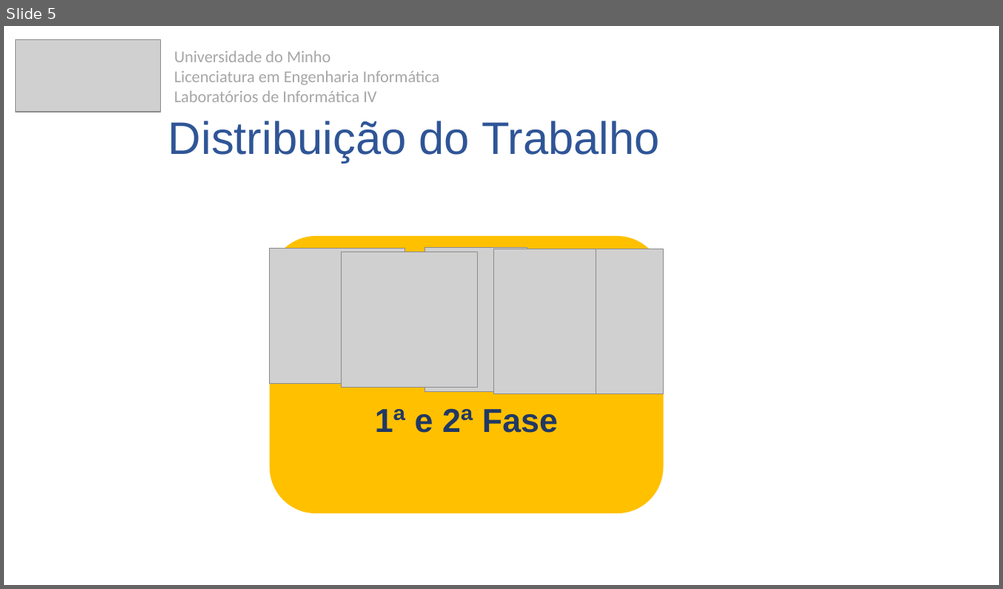
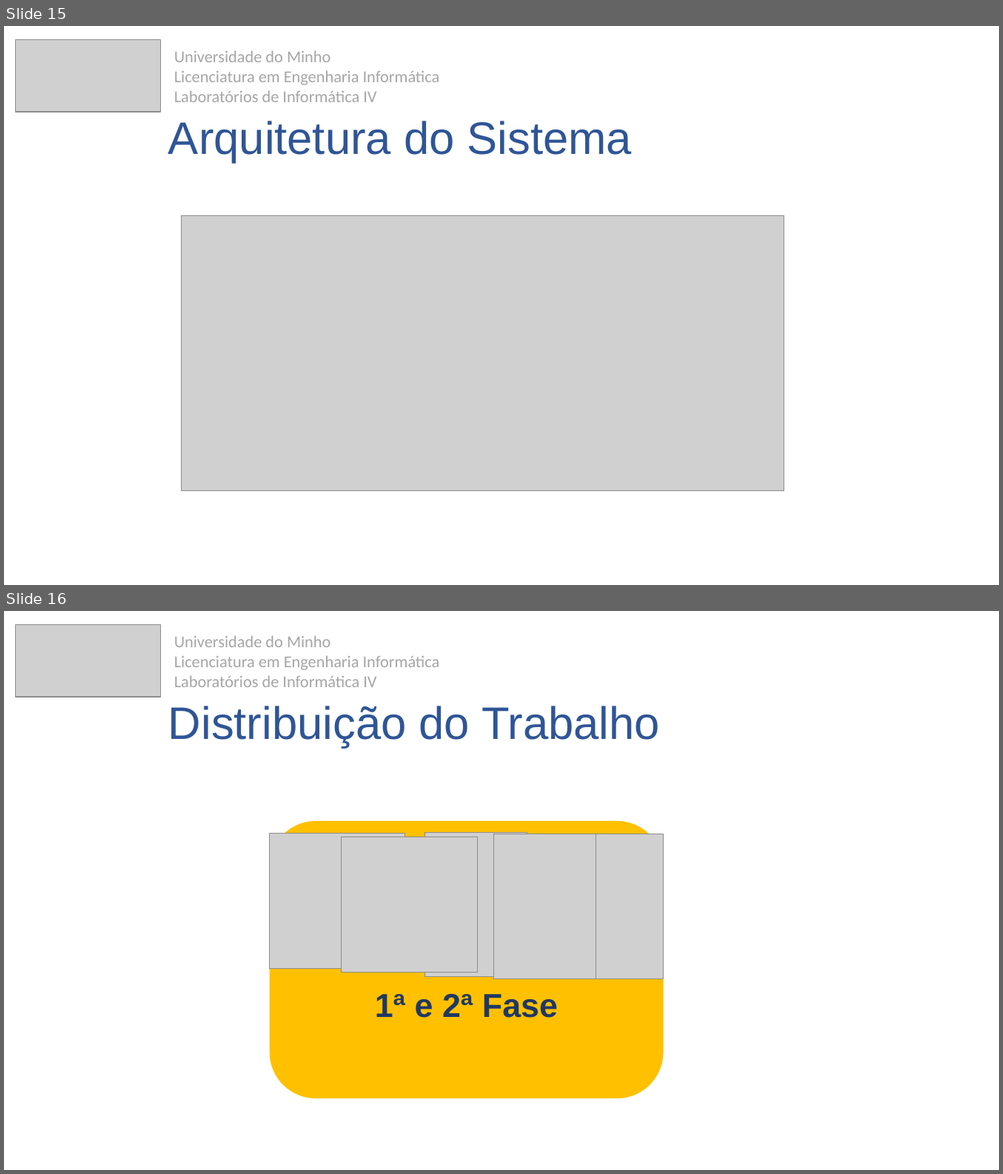
Before and after one commit to 7patricia/Aprende-com-os-Minions, a slide deck: 3ªFase/ApresentaçãoFinal.pptx. Shown one above the other, each under a label of ours: slide 5 before the commit, slides 15 and 16 after it. The pictures are 1003x589 and 1003x1174 pixels, drawn with LibreOffice and Linux fonts; fonts in the diff are those of the drawing; grey boxes stand for pictures. Boxes give left, top, right and bottom in pixels: in the first picture for what was removed or moved away, otherwise in the second. Text is boxed around its words. In the diff, an @@ line names an element or a change of style, - is before the commit and + after.

```diff
--- a/3ªFase/ApresentaçãoFinal.pptx
+++ b/3ªFase/ApresentaçãoFinal.pptx
@@ slide 15 added at (x1=4, y1=26, x2=999, y2=585), background #FFFFFF @@
@@ picture added at (x1=15, y1=39, x2=161, y2=112) @@
@@ text added at (x1=174, y1=50, x2=440, y2=102), 16 pt, text #A6A6A6 @@
+Universidade do Minho
+Licenciatura em Engenharia Informática
+Laboratórios de Informática IV
@@ title added at (x1=168, y1=121, x2=632, y2=162), 44 pt, text #2F5597 @@
+Arquitetura do Sistema
@@ picture added at (x1=181, y1=215, x2=784, y2=491) @@
@@ what was slide 5 is now slide 16 @@
```
Also in this commit, not shown: 4 slides changed, 12 other slides added.
